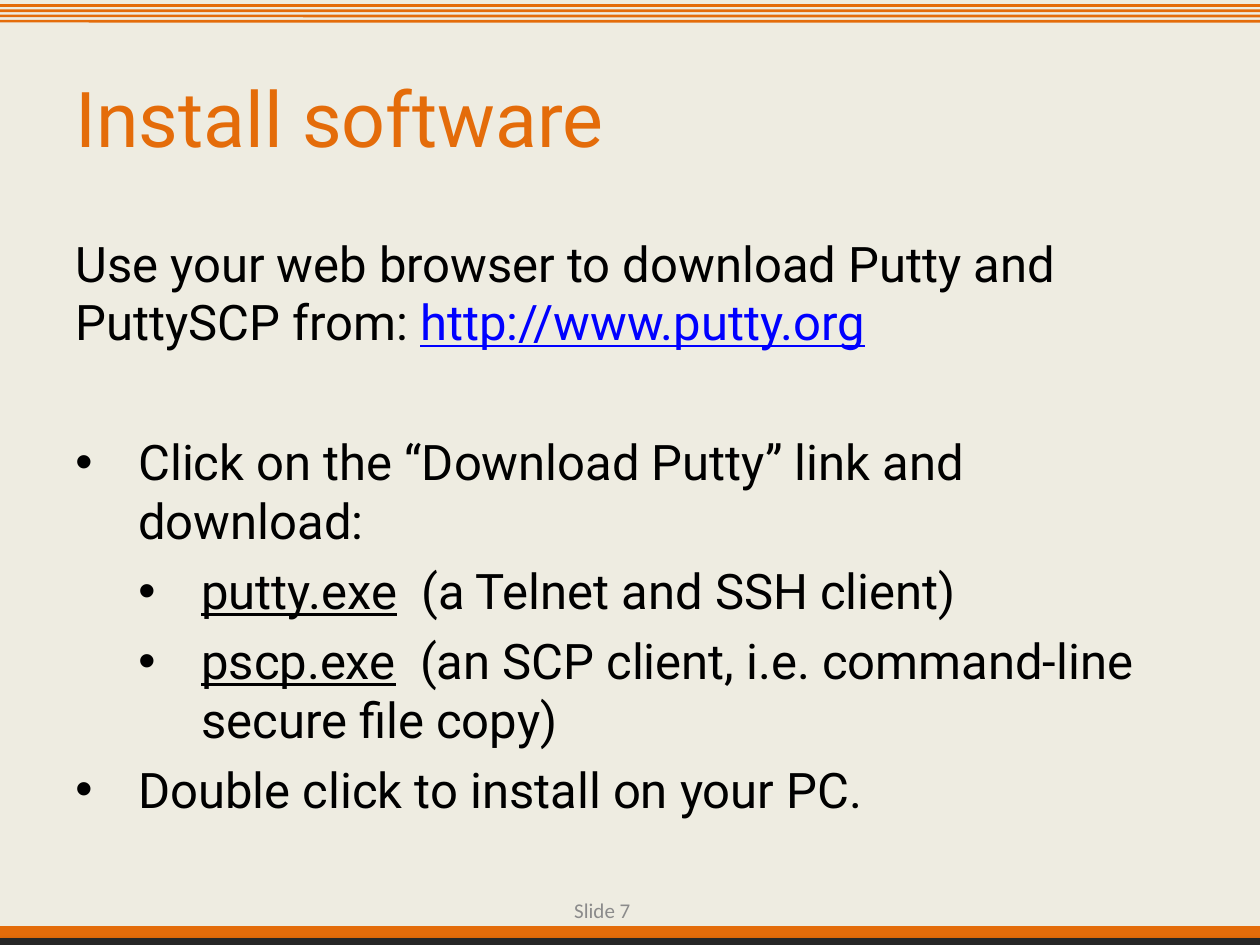
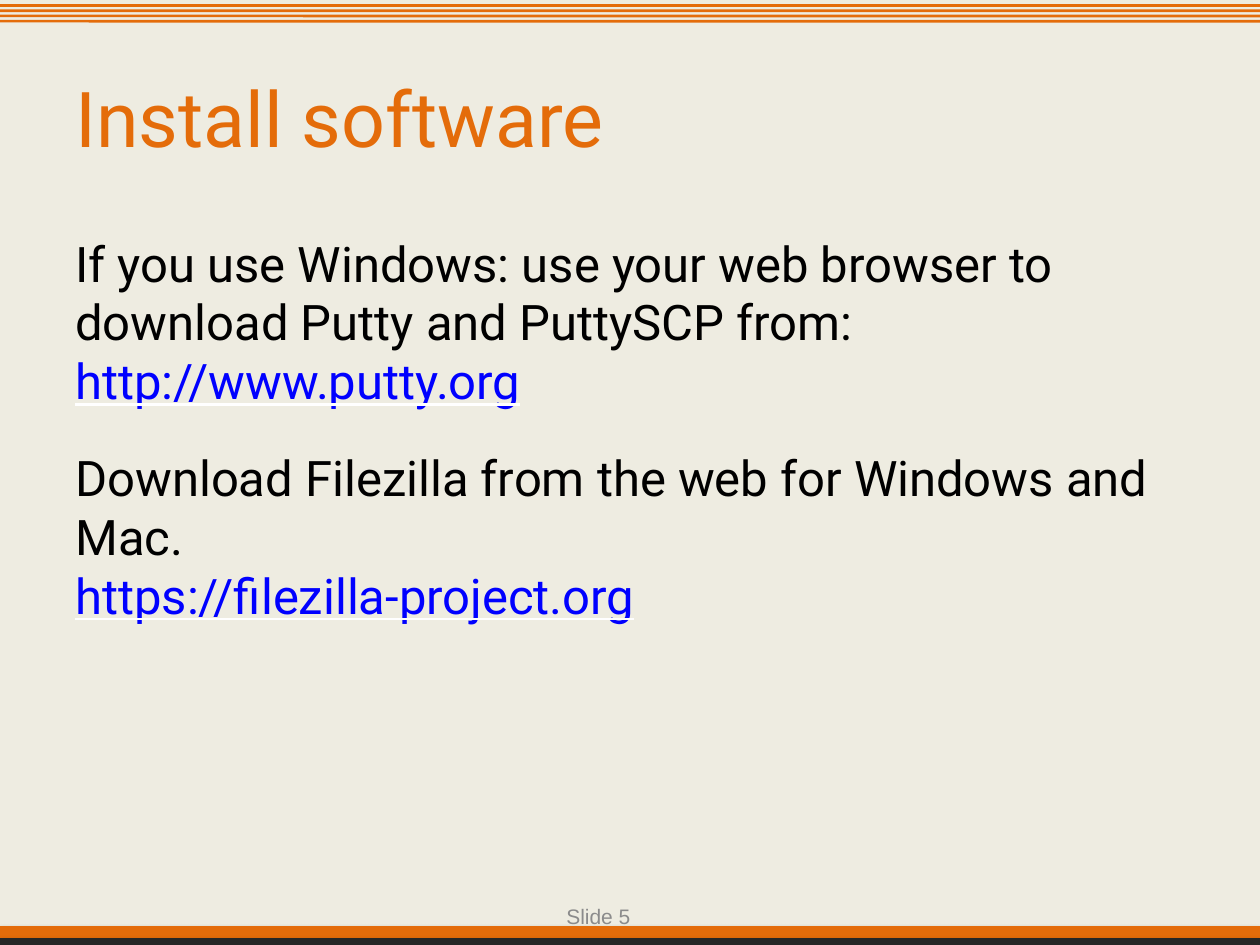
Before and after one commit to IntersectAustralia/TrainingMaterials, a slide deck: slide 5 of hpc1/01 Shell Primer - Slides.pptx (slide 7 before the commit). Drawn at 1260x945 pixels with LibreOffice and Linux fonts; fonts in the diff are those of the drawing; background and template pictures are left out. Boxes give left, top, right and bottom in pixels: in the first picture for what was removed or moved away, otherwise in the second. Text is boxed around its words. In the diff, an @@ line names an element or a change of style, - is before the commit and + after.

```diff
--- a/hpc1/01 Shell Primer - Slides.pptx
+++ b/hpc1/01 Shell Primer - Slides.pptx
@@ text at box(75, 244, 1147, 625): text changed @@
-Use your web browser to download Putty and PuttySCP from: http://www.putty.org
-• Click on the “Download Putty” link and download:
-  • putty.exe (a Telnet and SSH client)
-  • pscp.exe (an SCP client, i.e. command-line secure file copy)
-• Double click to install on your PC.
+If you use Windows: use your web browser to download Putty and PuttySCP from:
+http://www.putty.org
+Download Filezilla from the web for Windows and Mac.
+https://filezilla-project.org
@@ rectangle at box(0, 926, 1260, 945): shadow on @@
@@ page number at box(566, 909, 631, 928): text changed; font Calibri to Arial; text colour #8C8C8C to #8B8B8B @@
-Slide 7
+Slide 5
```
Also in this commit, not shown: 63 other slides changed, 19 slides removed, 5 other files.
